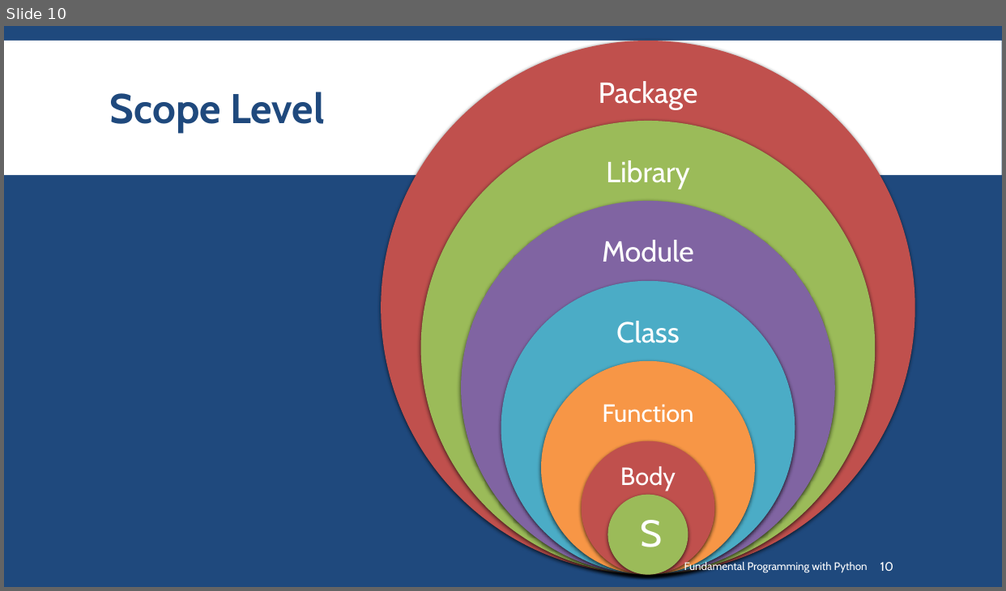
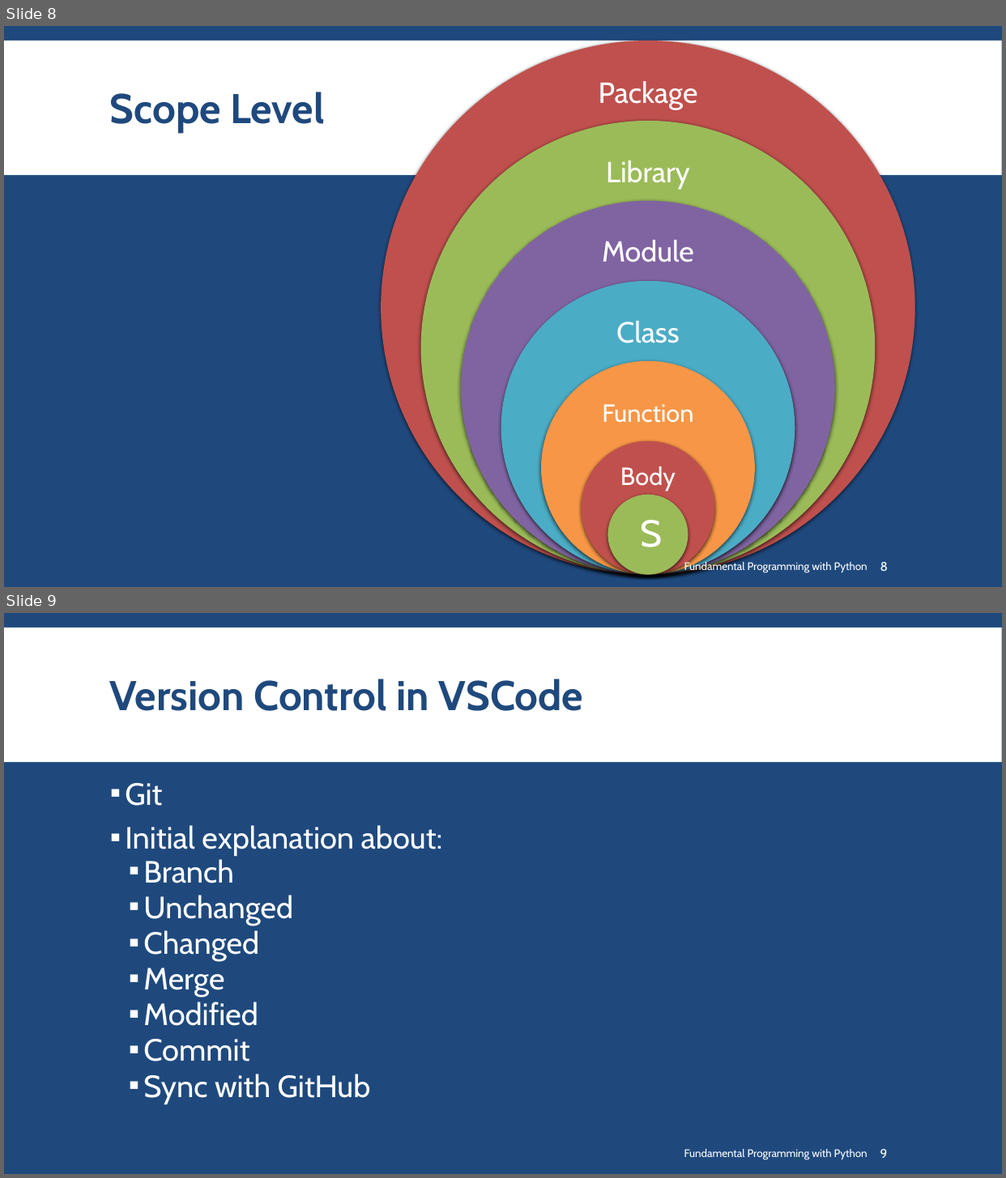
Before and after one commit to SharifPythonSpace/Course1401, a slide deck: Slide/17- Visualization for Presentation and better Understanding.pptx. Shown one above the other, each under a label of ours: slide 10 before the commit, slides 8 and 9 after it. The pictures are 1006x591 and 1006x1178 pixels, drawn with LibreOffice and Linux fonts; fonts in the diff are those of the drawing; background and template pictures are left out. Boxes give left, top, right and bottom in pixels: in the first picture for what was removed or moved away, otherwise in the second. Text is boxed around its words. In the diff, an @@ line names an element or a change of style, - is before the commit and + after.

```diff
--- a/Slide/17- Visualization for Presentation and better Understanding.pptx
+++ b/Slide/17- Visualization for Presentation and better Understanding.pptx
@@ slide 9 added at box(4, 613, 1002, 1174), background #1F497D; not listed: 1 template element that a slide beside it also shows @@
@@ title added at box(110, 679, 584, 711), 40 pt, text #1F497D, bold @@
+Version Control in VSCode
@@ text added at box(125, 783, 443, 1104), 29.6 pt, text #FFFFFF @@
+▪ Git
+▪ Initial explanation about:
+  ▪ Branch
+  ▪ Unchanged
+  ▪ Changed
+  ▪ Merge
+  ▪ Modified
+  ▪ Commit
+  ▪ Sync with GitHub
@@ text added at box(684, 1149, 867, 1161), 10.5 pt, text #FFFFFF @@
+Fundamental Programming with Python
@@ page number added at box(880, 1149, 888, 1158), 12 pt, text #FFFFFF @@
+9
@@ what was slide 10 is now slide 8 @@
@@ page number at box(880, 562, 888, 571): text changed @@
-10
+8
```
Also in this commit, not shown: 7 slides changed, 6 other slides added.
